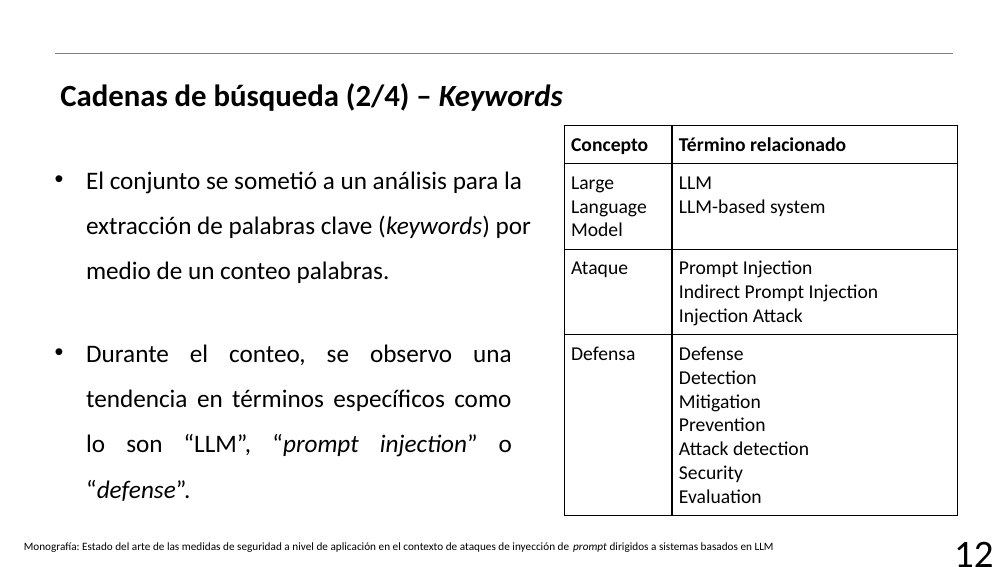
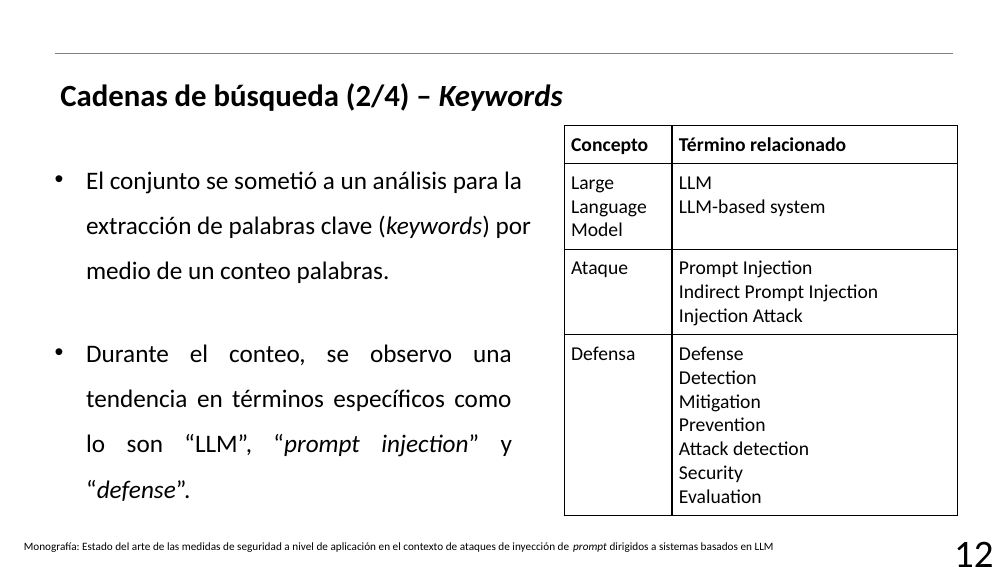
Before and after one commit to AJRx26/semestreVII, a slide deck: slide 15 of proyectoguiado/protocoloRSL/18(RSL1)_NunezSanchezAbraham.pptx (slide 13 before the commit). Drawn at 1008x567 pixels with LibreOffice and Linux fonts; fonts in the diff are those of the drawing; background and template pictures are left out. Boxes give left, top, right and bottom in pixels: in the first picture for what was removed or moved away, otherwise in the second. Text is boxed around its words. In the diff, an @@ line names an element or a change of style, - is before the commit and + after.

```diff
--- a/proyectoguiado/protocoloRSL/18(RSL1)_NunezSanchezAbraham.pptx
+++ b/proyectoguiado/protocoloRSL/18(RSL1)_NunezSanchezAbraham.pptx
@@ text at <box>86,344,512,501</box>: text changed @@
-• Durante el conteo, se observo una tendencia en términos específicos como lo son “LLM”, “prompt injection” o “defense”.
+• Durante el conteo, se observo una tendencia en términos específicos como lo son “LLM”, “prompt injection” y “defense”.
```
Also in this commit, not shown: 14 other slides changed, 2 slides added, 7 other files.
